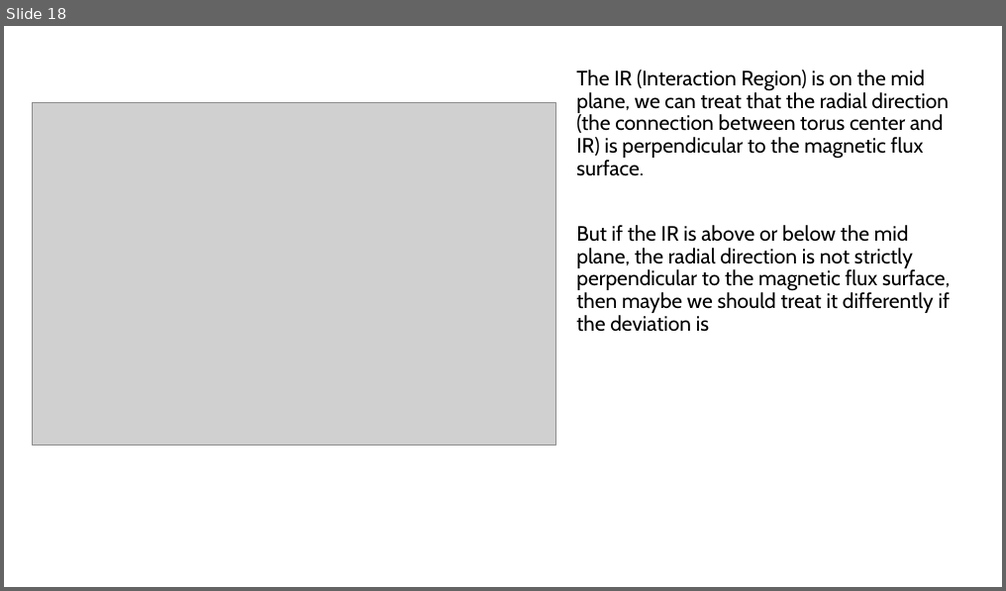
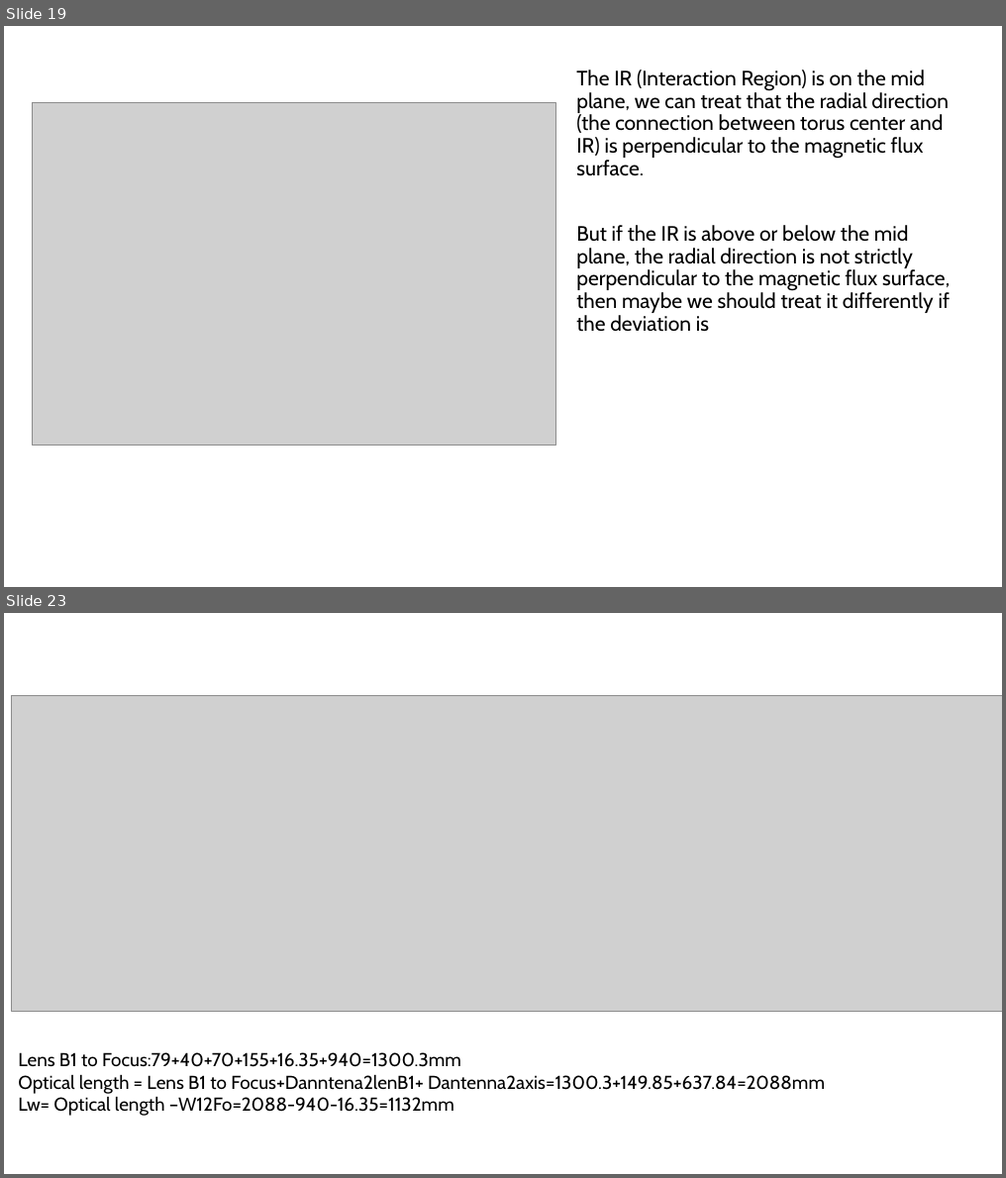
Before and after one commit to USTC-star/computer_share, a slide deck: NSTX-U High-k scattering Calculation_20240717.pptx. Shown one above the other, each under a label of ours: slide 18 before the commit, slides 19 and 23 after it; the slides between them are not shown. The pictures are 1006x591 and 1006x1178 pixels, drawn with LibreOffice and Linux fonts; fonts in the diff are those of the drawing; grey boxes stand for pictures. Boxes give left, top, right and bottom in pixels: in the first picture for what was removed or moved away, otherwise in the second. Text is boxed around its words. In the diff, an @@ line names an element or a change of style, - is before the commit and + after.

```diff
--- a/NSTX-U High-k scattering Calculation_20240717.pptx
+++ b/NSTX-U High-k scattering Calculation_20240717.pptx
@@ slide 23 added at (x1=4, y1=613, x2=1002, y2=1174), background #FFFFFF @@
@@ picture added at (x1=11, y1=695, x2=1002, y2=1011) @@
@@ text added at (x1=18, y1=1053, x2=825, y2=1116), 18 pt, text #000000 @@
+Lens B1 to Focus:79+40+70+155+16.35+940=1300.3mm
+Optical length = Lens B1 to Focus+Danntena2lenB1+ Dantenna2axis=1300.3+149.85+637.84=2088mm
+Lw= Optical length –W12Fo=2088-940-16.35=1132mm
@@ what was slide 18 is now slide 19 @@
```
Also in this commit, not shown: 3 slides changed, 4 other slides added.
